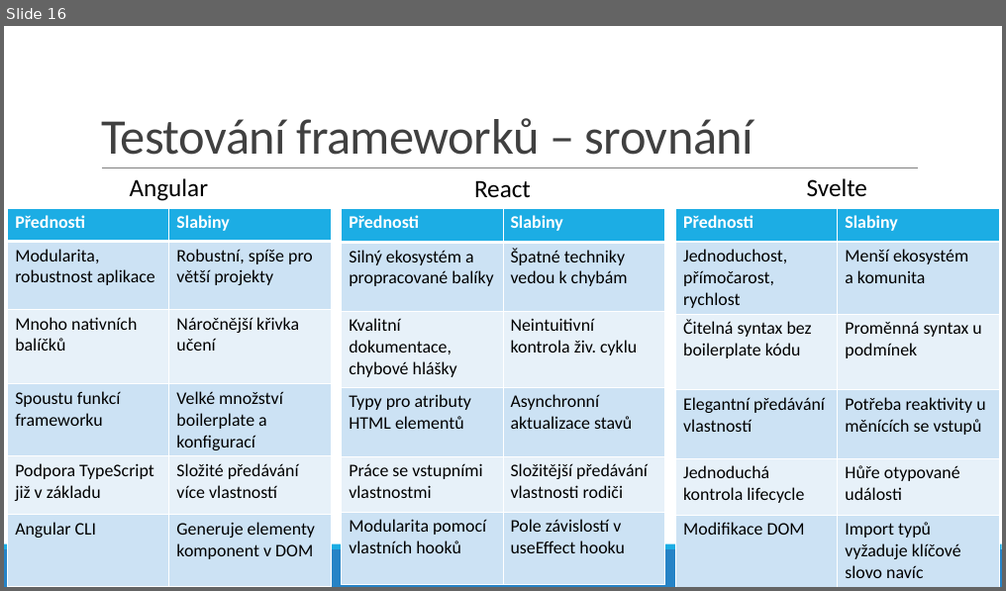
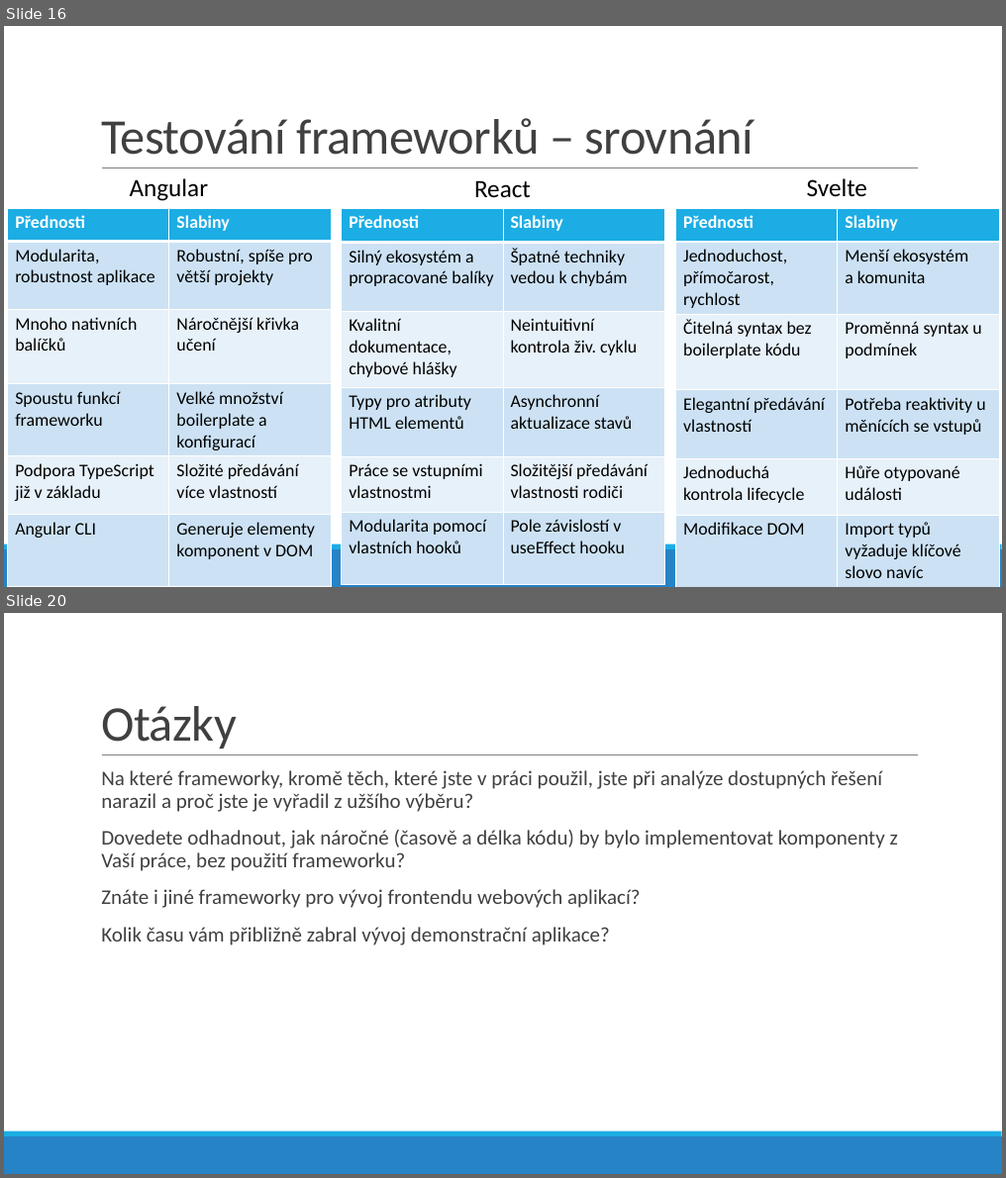
Before and after one commit to lukyncze/bachelor-thesis, a slide deck: presentation/prezentace-sukenik.pptx. Shown one above the other, each under a label of ours: slide 16 before the commit, slides 16 and 20 after it; the slides between them are not shown. The pictures are 1006x591 and 1006x1178 pixels, drawn with LibreOffice and Linux fonts; fonts in the diff are those of the drawing. Boxes give left, top, right and bottom in pixels: in the first picture for what was removed or moved away, otherwise in the second. Text is boxed around its words. In the diff, an @@ line names an element or a change of style, - is before the commit and + after.

```diff
--- a/presentation/prezentace-sukenik.pptx
+++ b/presentation/prezentace-sukenik.pptx
@@ slide 20 added at (x1=4, y1=613, x2=1002, y2=1174), background #FFFFFF; not listed: 3 template elements that a slide beside it also shows @@
@@ title added at (x1=101, y1=706, x2=237, y2=749), 48 pt, text #404040 @@
+Otázky
@@ text added at (x1=101, y1=770, x2=898, y2=946), 20 pt, text #404040 @@
+  Na které frameworky, kromě těch, které jste v práci použil, jste při analýze dostupných řešení narazil a proč jste je vyřadil z užšího výběru?
+  Dovedete odhadnout, jak náročné (časově a délka kódu) by bylo implementovat komponenty z Vaší práce, bez použití frameworku?
+  Znáte i jiné frameworky pro vývoj frontendu webových aplikací?
+  Kolik času vám přibližně zabral vývoj demonstrační aplikace?
```
Also in this commit, not shown: 12 slides changed, 8 other files.
